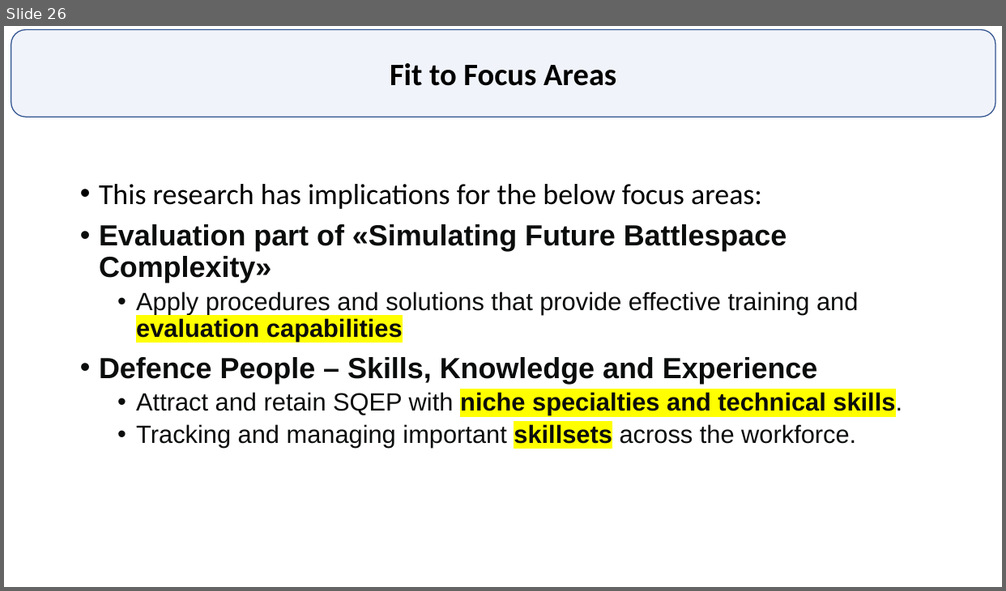
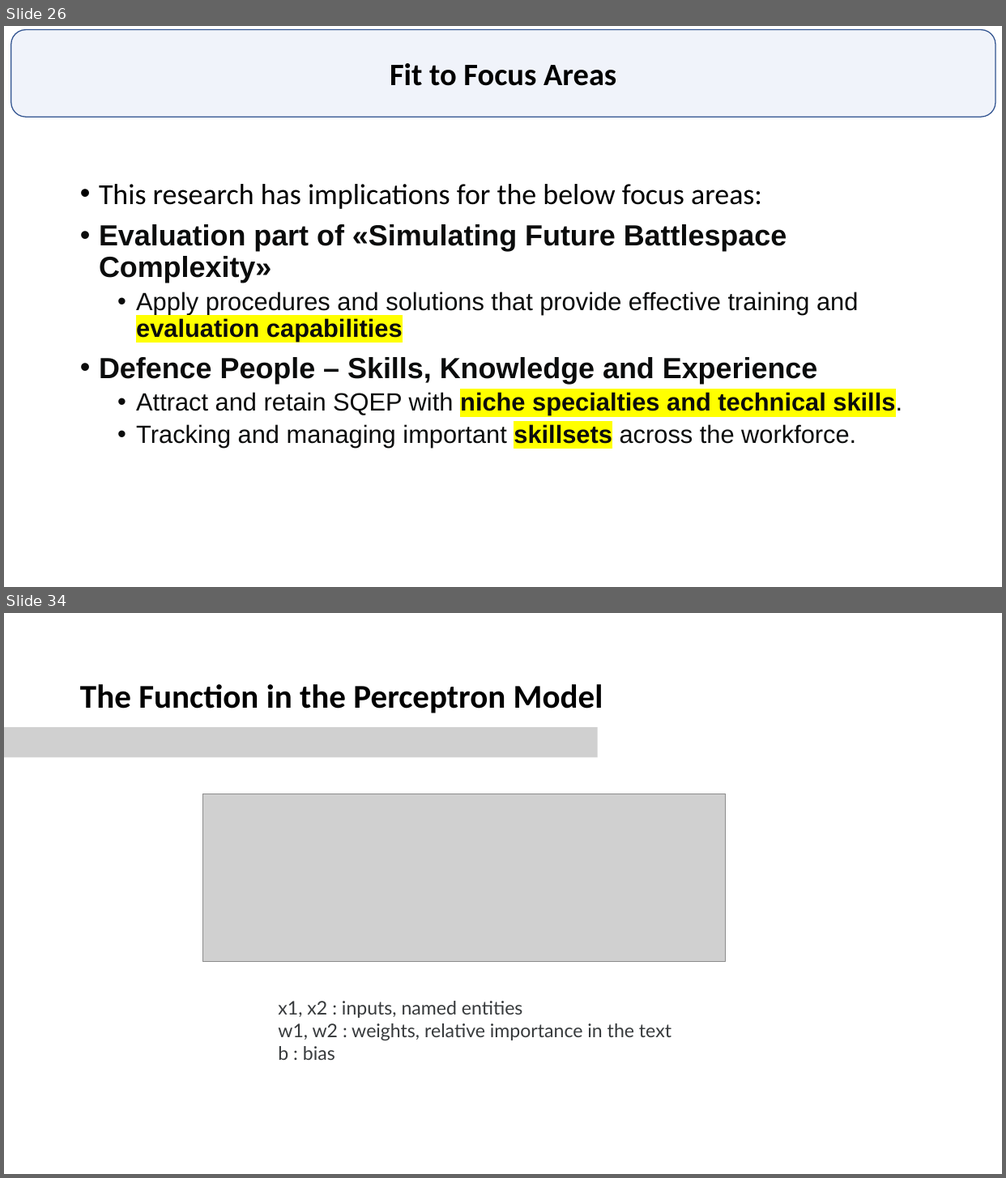
Before and after one commit to GurkanGitHub/PhD, a slide deck: PhD Discussion.pptx. Shown one above the other, each under a label of ours: slide 26 before the commit, slides 26 and 34 after it; the slides between them are not shown. The pictures are 1006x591 and 1006x1178 pixels, drawn with LibreOffice and Linux fonts; fonts in the diff are those of the drawing; grey boxes stand for pictures. Boxes give left, top, right and bottom in pixels: in the first picture for what was removed or moved away, otherwise in the second. Text is boxed around its words. In the diff, an @@ line names an element or a change of style, - is before the commit and + after.

```diff
--- a/PhD Discussion.pptx
+++ b/PhD Discussion.pptx
@@ slide 34 added at box(4, 613, 1002, 1174), background #FFFFFF @@
@@ title added at box(80, 684, 603, 713), 32 pt, text #000000, bold @@
+The Function in the Perceptron Model
@@ picture added at box(4, 727, 598, 757) @@
@@ picture added at box(203, 794, 726, 962) @@
@@ text added at box(278, 1001, 671, 1060), 18 pt, text #373A3C @@
+x1, x2 : inputs, named entities
+w1, w2 : weights, relative importance in the text
+b : bias
```
Also in this commit, not shown: 3 slides changed, 5 other slides added, 5 other files.
